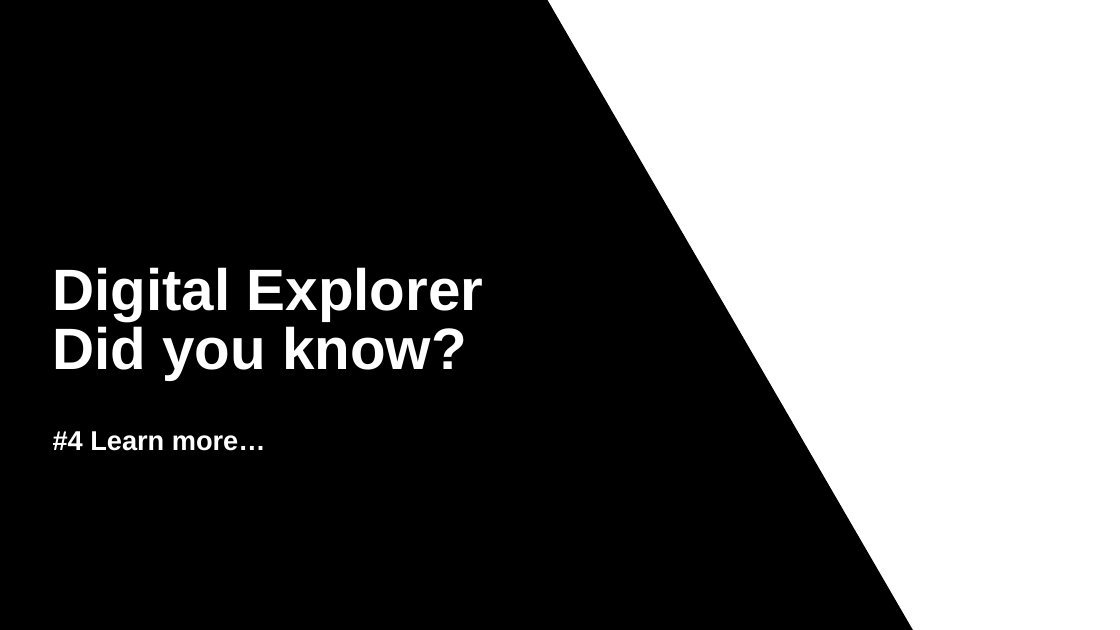
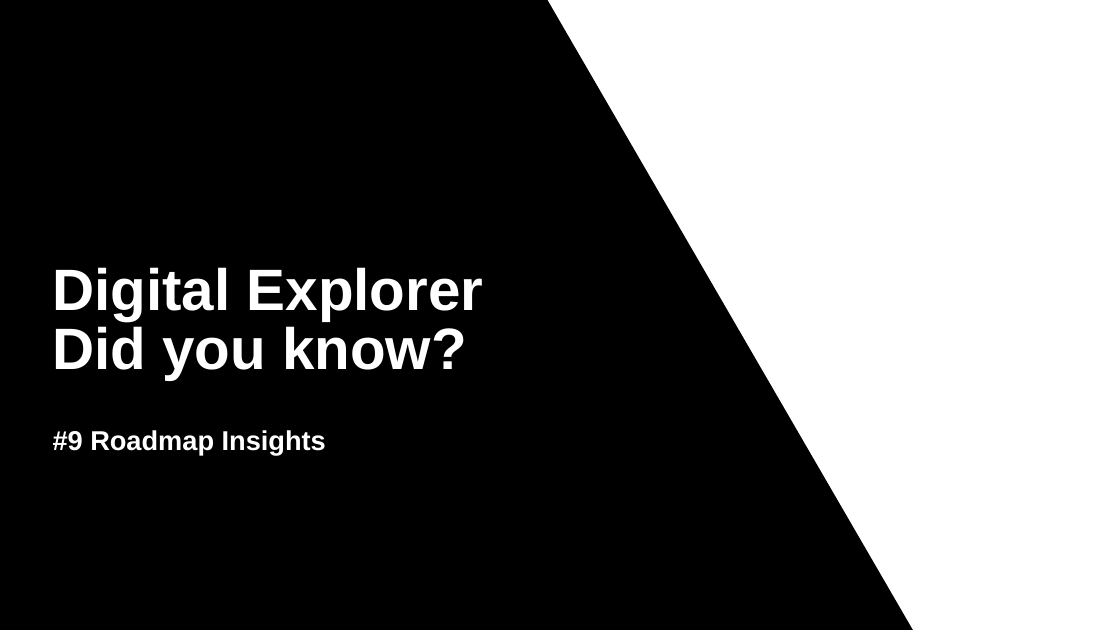
Before and after one commit to EnglishSid/DigitalExplorerDevNotes, a slide deck: slide 1 of Training/DidYouKnow/DYKBanner.pptx. Drawn at 1120x630 pixels with LibreOffice and Linux fonts; fonts in the diff are those of the drawing; background and template pictures are left out. Boxes give left, top, right and bottom in pixels: in the first picture for what was removed or moved away, otherwise in the second. Text is boxed around its words. In the diff, an @@ line names an element or a change of style, - is before the commit and + after.

```diff
--- a/Training/DidYouKnow/DYKBanner.pptx
+++ b/Training/DidYouKnow/DYKBanner.pptx
@@ subtitle at bbox=[52, 430, 326, 454]: text changed @@
-#4 Learn more…
+#9 Roadmap Insights
```
Also in this commit, not shown: 10 other files.
